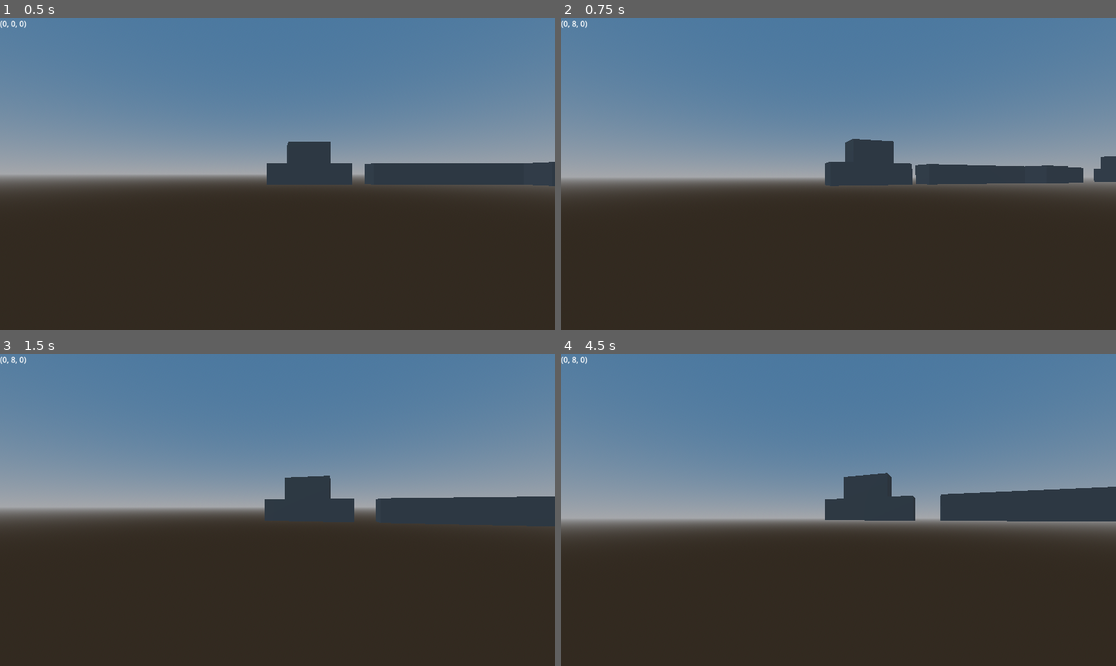
Above: before the commit, frames 1-4 (two rows, left to right).
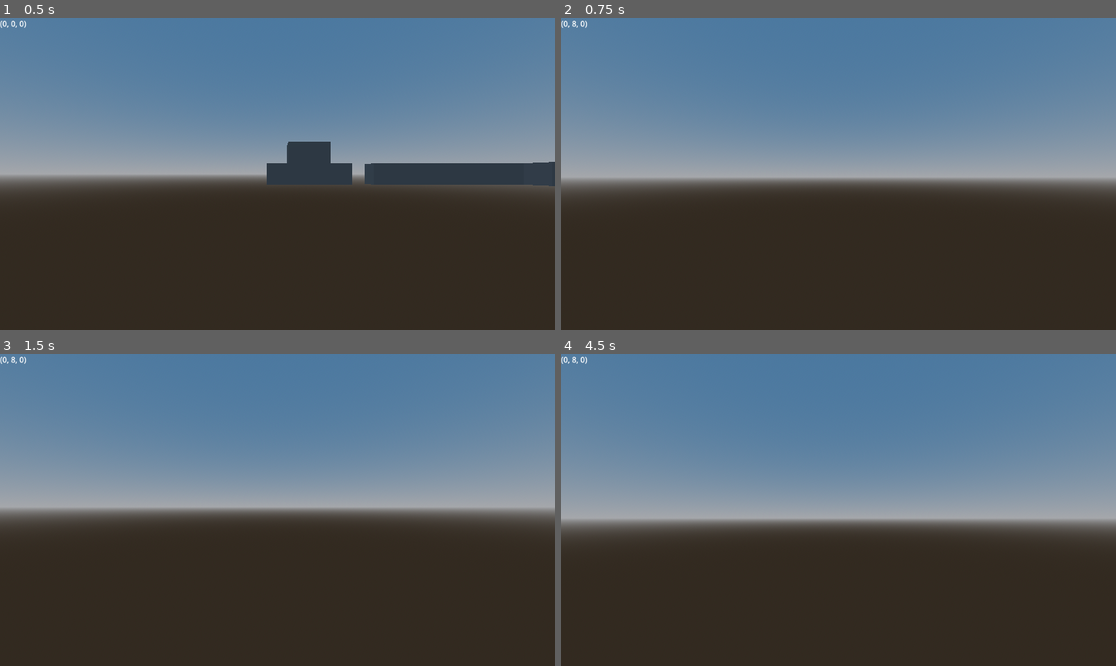
Above: after the commit, the same moments.

Repository: erraticandunplanned/Block_Builder_3
Game: Godot game, scene res://scenes/main.tscn
Same seed, same stepped clock (60 frames per second), same inputs: the game is played once before the commit and once after it.
Inputs (mouse positions are in pixels of both pictures, inside the frame that each line leads up to):
- Up to frame 1 (0.5 s): no input
- Up to frame 2 (0.75 s): tap Enter at 0.5 s; move the mouse to (866, 174) at 0.52 s; hold Up (ui_up) from 0.53 s (still down); tap Mouse wheel up (zoom_in) at 0.6 s
- Up to frame 3 (1.5 s): keep holding Up (ui_up); tap Space at 1.25 s; move the mouse to (249, 510) at 1.27 s; tap Mouse wheel down (zoom_out) at 1.35 s
- Up to frame 4 (4.5 s): keep holding Up (ui_up); tap Enter at 2, 3.5 s; move the mouse to (849, 503) at 2.02 s; tap Mouse wheel up (zoom_in) at 2.1, 3.6 s; tap Space at 2.75, 4.25 s; move the mouse to (832, 516) at 2.77 s; tap Mouse wheel down (zoom_out) at 2.85, 4.35 s; move the mouse to (877, 513) at 3.52 s; move the mouse to (794, 506) at 4.27 s

Frame 1 is identical in both runs. In frame 2, 3.8% of the frame differs, in the area x 47-100%, y 38-54%; in frame 3, 4.2%; in frame 4, 4.9%.

Commit message:
added thread safety and comments

Diff:
--- a/scripts/chunk16.gd
+++ b/scripts/chunk16.gd
@@ -6,6 +6,8 @@
 
 @onready var block_container = $block_container
 
+## CALLED FROM MAIN.GD ONCE THE CHUNK IS PLACED IN THE WORLD
+## CREATES A CUBE OF [CHUNKSIZE] SIZE, AND THEN STARTS A THREAD TO GENERATE EACH BLOCK
 func generate_chunk_from_seed(seed : FastNoiseLite, chunk_loc : Vector3):
 	for i in chunksize.x:
 		for j in chunksize.y:
@@ -16,28 +18,26 @@
 				threadlist[global_block_location] = thread
 				thread.start(thread_generate_block.bind(global_block_location,block_location,seed))
 
+## CHECKS THE NOISEMAP, IF IT IS A VALID BLOCK, INSTANTIATE A BLOCK SCENE AND NAME IT
 func thread_generate_block(glob_loc, loc, seed):
 	if seed.get_noise_3d(glob_loc.x,glob_loc.y,glob_loc.z) > 0:
 		call_deferred("cancel_thread", glob_loc)
 	else:
 		var newblock = single_block.instantiate()
-		block_container.add_child(newblock)
-		#block_container.call_deferred("add_child",newblock)
-		newblock.global_position = loc
 		newblock.name = str(glob_loc)
 		call_deferred("thread_finish_block", newblock, glob_loc)
+
+## ADDS BLOCK TO SCENE TREE AND POSITIONS IT
+func thread_finish_block(block, loc):
+	block_container.add_child(block)
+	block.global_position = loc
+	cancel_thread(loc)
 
 func cancel_thread(loc):
 	var thread = threadlist.get(loc)
 	if thread.is_alive():
 		thread.wait_to_finish()
 
-func thread_finish_block(block, loc):
-	block_container.add_child(block)
-	cancel_thread(loc)
-
-func unload_self():
-	pass
-
-#func _exit_tree():
-#	thread.wait_to_finish()
+func _exit_tree():
+	for i in threadlist.values():
+		i.wait_to_finish()
--- a/scripts/main.gd
+++ b/scripts/main.gd
@@ -62,7 +62,7 @@
 				chunk_load_area.remove_at(chunk_load_area.find(location_to_test))
 		if to_be_deleted:
 			## IF THE CHUNK'S LOCATION IS NOT IN THE LOAD_AREA, DELETE IT.
-			chunk_to_test.unload_self()
+			chunk_to_test.queue_free()
 
 	### LOAD ANY MISSING CHUNKS IN LOAD_AREA
 	if chunk_load_area == []: return
